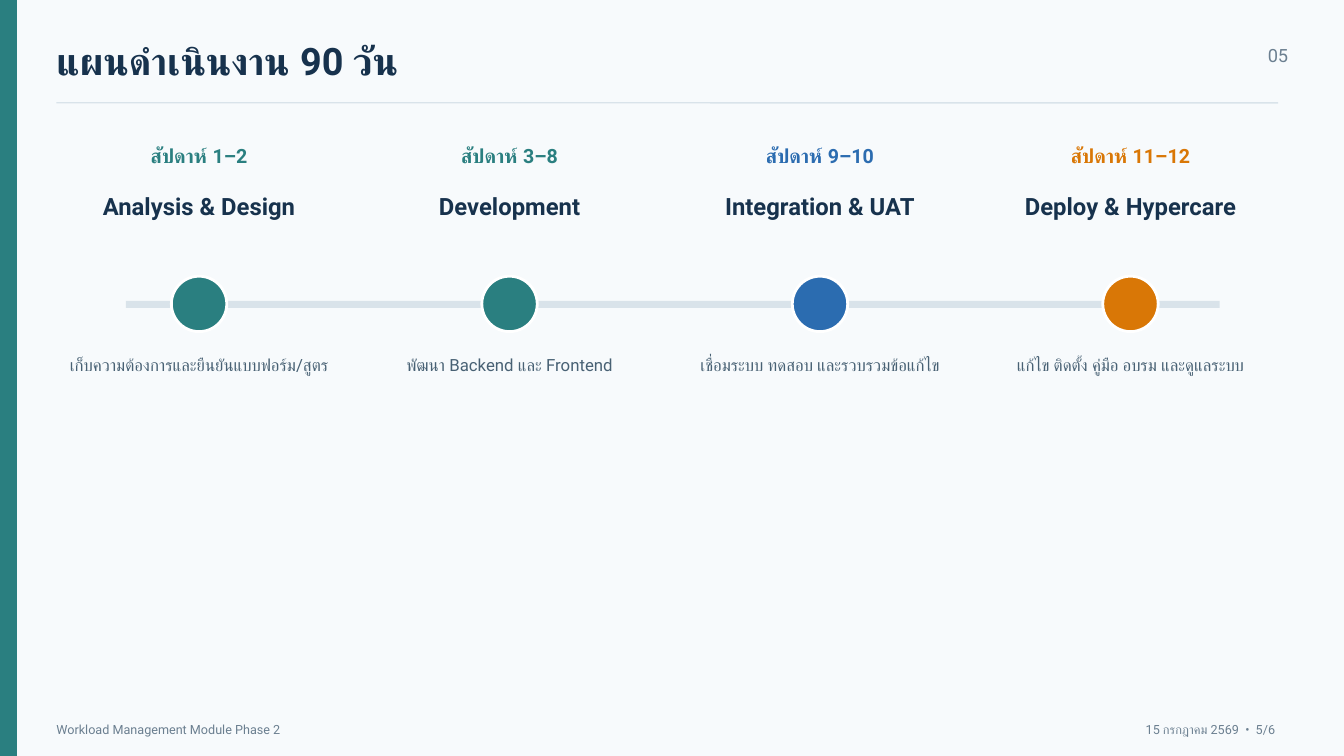
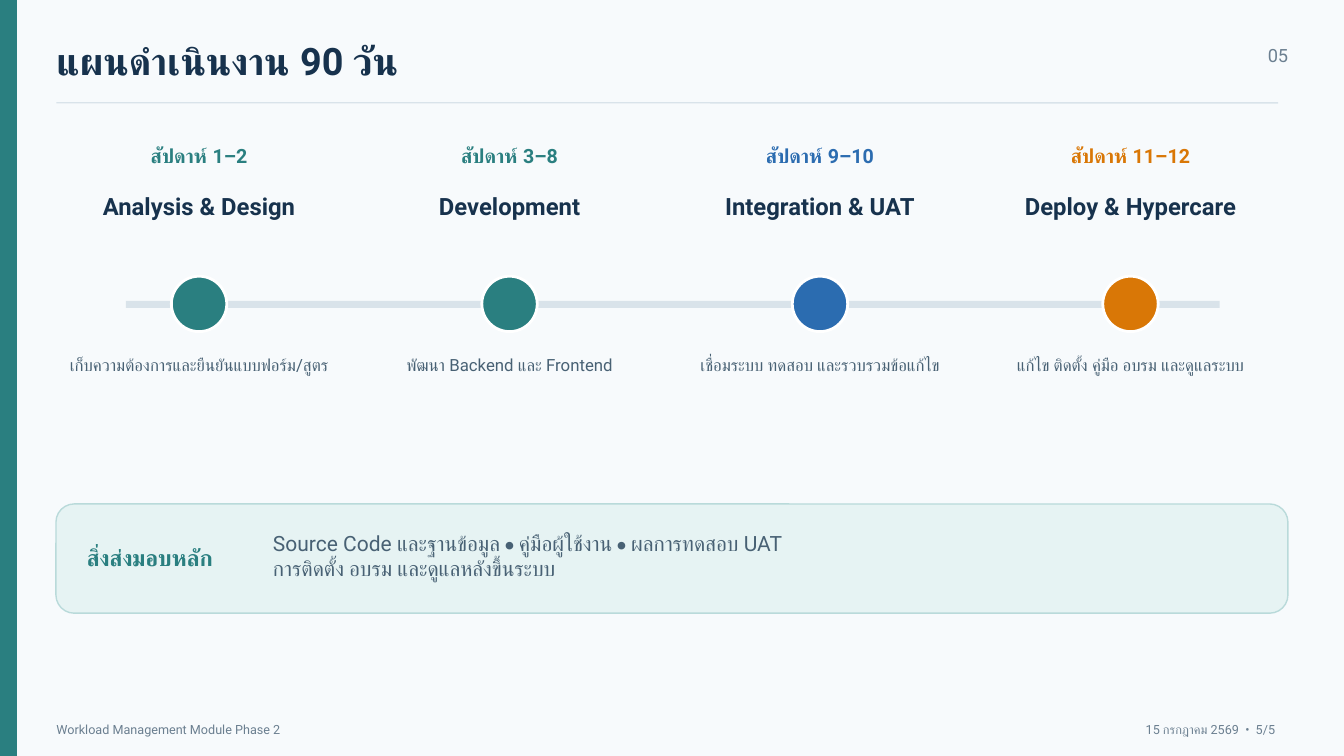
Before and after one commit to issenkku/issenkku-msu_eva-pass2, a slide deck: slide 5 of docs/kickoff/2026-07-15-kickoff-system-preview.pptx. Drawn at 1344x756 pixels with LibreOffice and Linux fonts; fonts in the diff are those of the drawing. Boxes give left, top, right and bottom in pixels: in the first picture for what was removed or moved away, otherwise in the second. Text is boxed around its words. In the diff, an @@ line names an element or a change of style, - is before the commit and + after.

```diff
--- a/docs/kickoff/2026-07-15-kickoff-system-preview.pptx
+++ b/docs/kickoff/2026-07-15-kickoff-system-preview.pptx
@@ rounded rectangle added at (x1=56, y1=504, x2=1289, y2=613), fill #E6F3F3, outline #B9DADA 1 pt @@
@@ text added at (x1=273, y1=535, x2=782, y2=583), 15 pt, text #486174 @@
+Source Code และฐานข้อมูล • คู่มือผู้ใช้งาน • ผลการทดสอบ UAT
+การติดตั้ง อบรม และดูแลหลังขึ้นระบบ
@@ text added at (x1=87, y1=548, x2=213, y2=567), 16 pt, text #2A7F80, bold @@
+สิ่งส่งมอบหลัก
@@ text at (x1=1146, y1=725, x2=1275, y2=737): text changed @@
-15 กรกฎาคม 2569 • 5/6
+15 กรกฎาคม 2569 • 5/5
```
Also in this commit, not shown: 3 other files.
